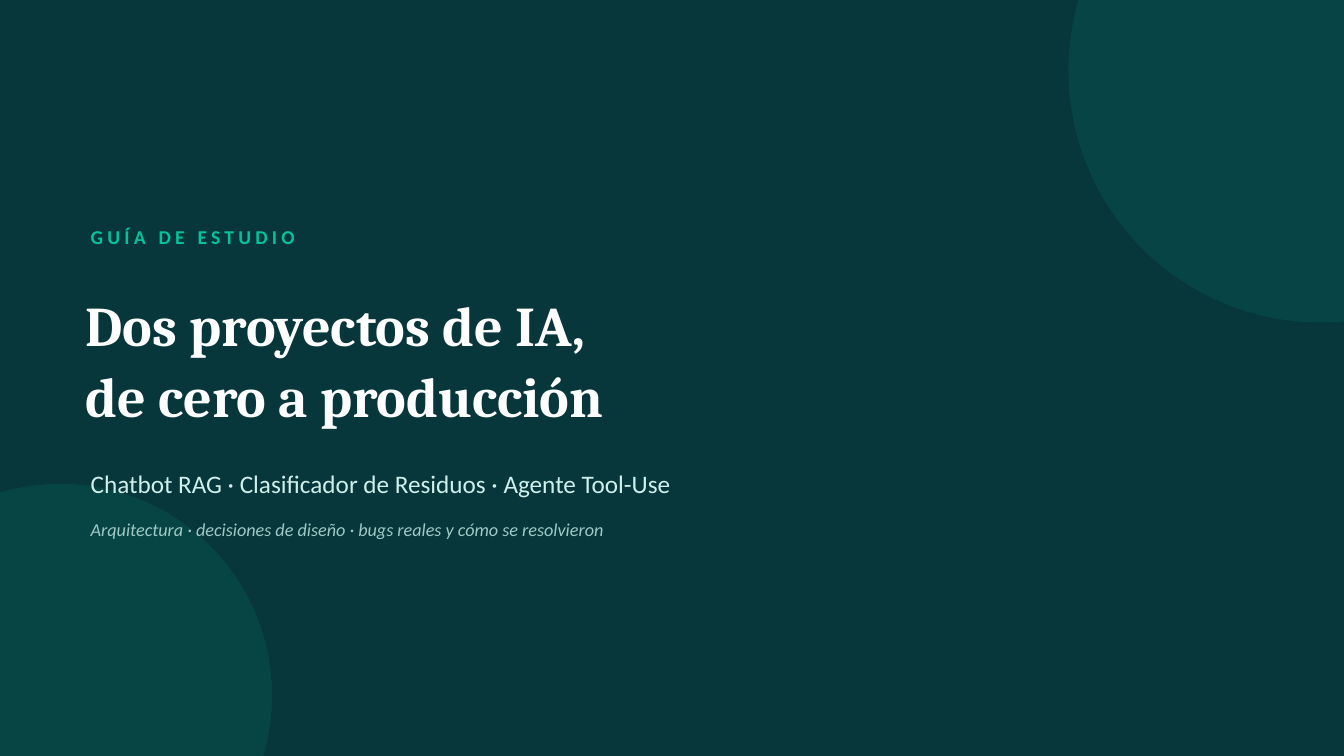
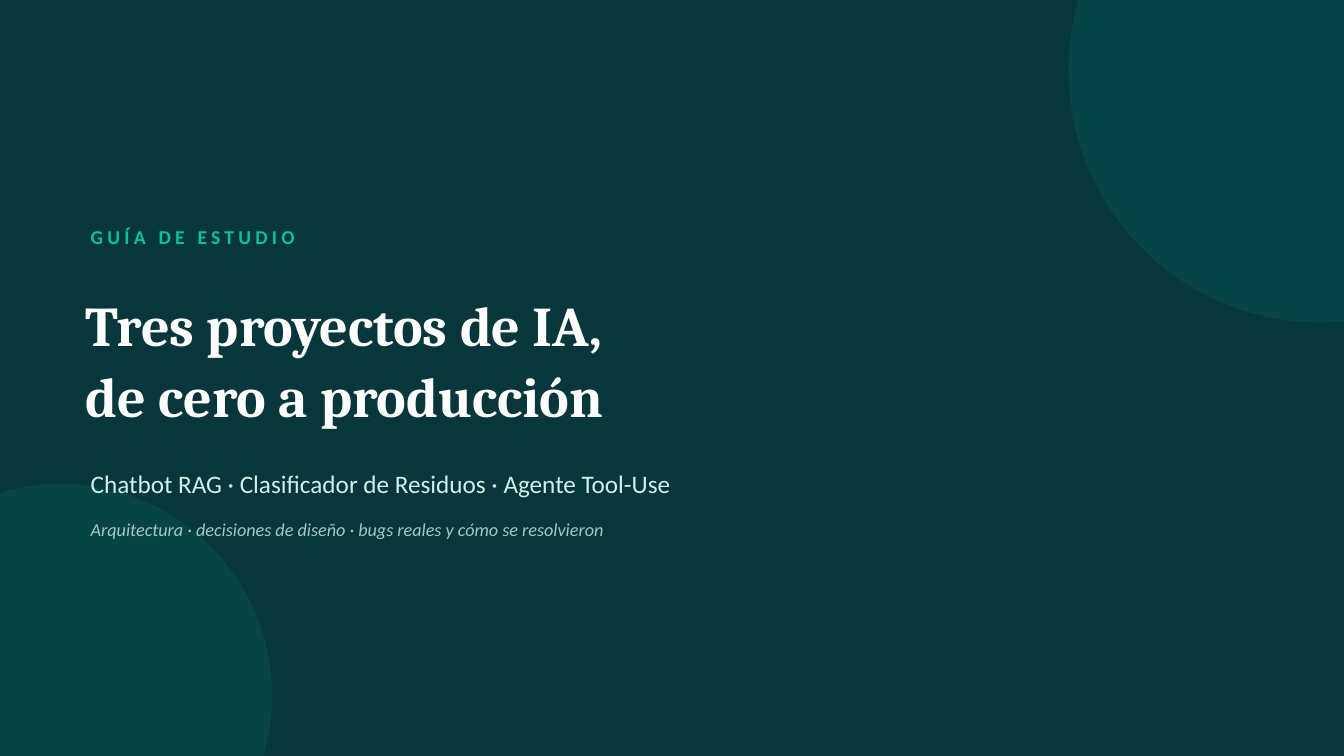
Before and after one commit to NicoDevGod/study-deck, a slide deck: slide 1 of tres-proyectos-de-ia.pptx. Drawn at 1344x756 pixels with LibreOffice and Linux fonts; fonts in the diff are those of the drawing. Boxes give left, top, right and bottom in pixels: in the first picture for what was removed or moved away, otherwise in the second. Text is boxed around its words. In the diff, an @@ line names an element or a change of style, - is before the commit and + after.

Commit message:
Fix title slide: still said Dos proyectos after adding project 3

```diff
--- a/tres-proyectos-de-ia.pptx
+++ b/tres-proyectos-de-ia.pptx
@@ text at [86, 307, 603, 359]: text changed @@
-Dos proyectos de IA,
+Tres proyectos de IA,
```
Also in this commit, not shown: 1 other file.
